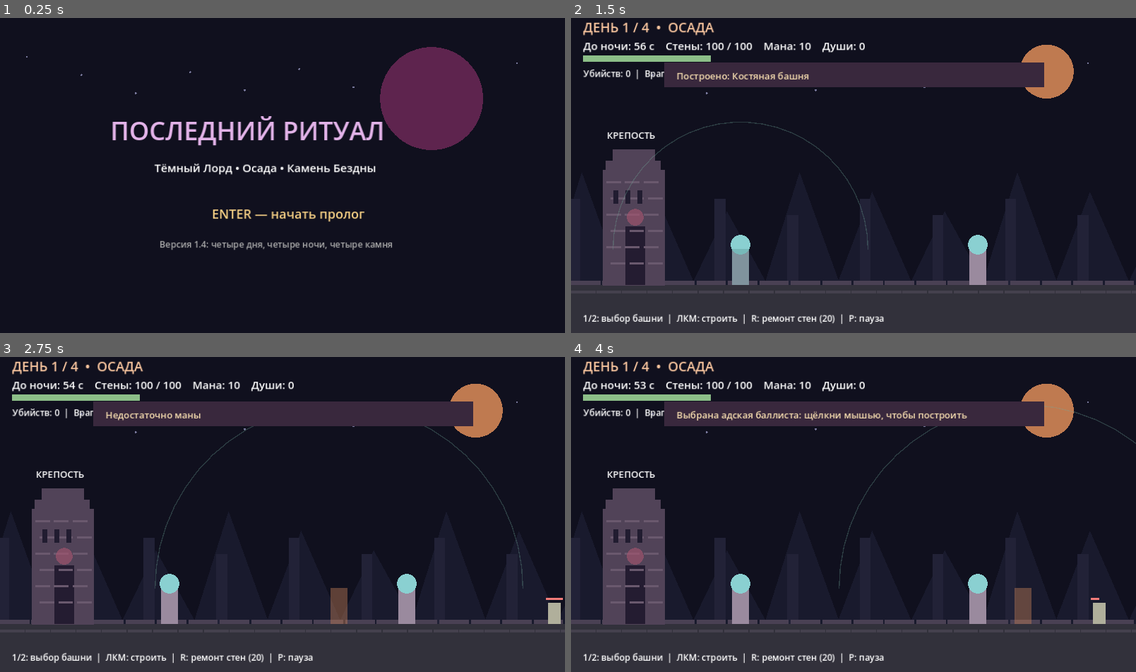
Above: before the commit, frames 1-4 (two rows, left to right).
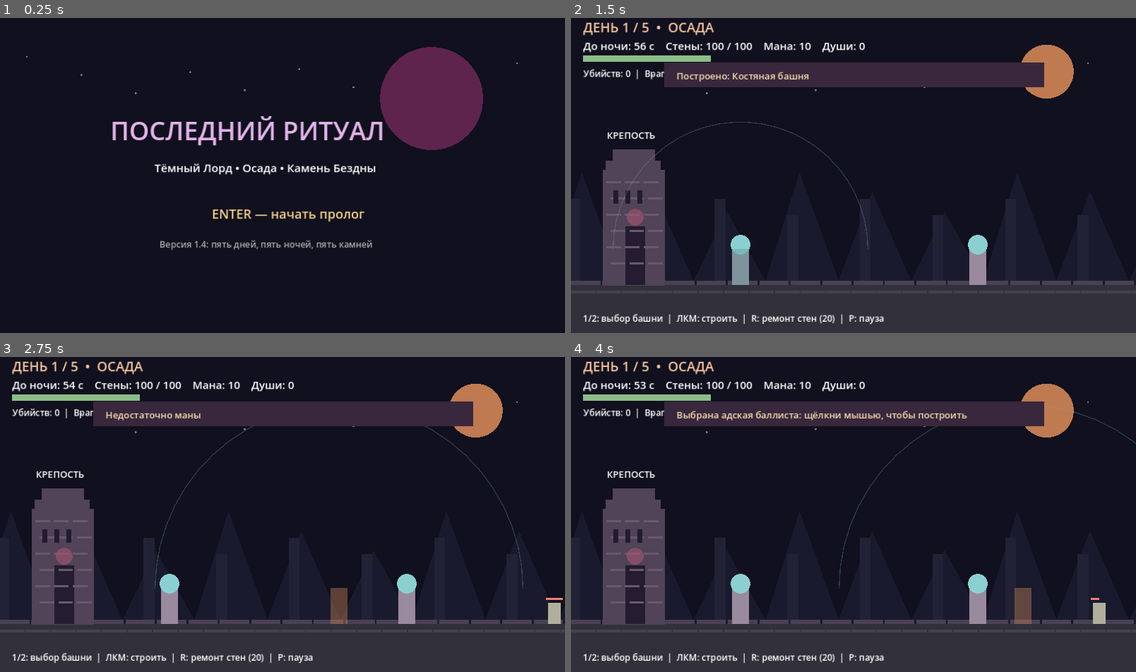
Above: after the commit, the same moments.

Repository: DoctorStrangeSH/Last-Ritual
Game: Godot game, scene res://scenes/main.tscn
The game is run twice, just before and just after one commit, with the same random seed, the same clock (stepped at 60 frames per second) and the same inputs.
Inputs (mouse positions are in pixels of both pictures, inside the frame that each line leads up to):
- Up to frame 1 (0.25 s): no input
- Up to frame 2 (1.5 s): tap Enter (ui_accept) at 0.5, 0.77, 1.25 s; move the mouse to (977, 159) at 0.52 s; hold Right (ui_right) 0.53-1.28 s; tap Keypad Enter at 0.6 s; click (977, 159) at 0.67 s; tap 1 at 0.8, 1.35 s; move the mouse to (740, 191) at 1.27 s; hold Left (ui_left) from 1.28 s (still down); click (740, 191) at 1.42 s
- Up to frame 3 (2.75 s): tap Enter (ui_accept) at 1.52, 2 s; tap 2 at 1.55, 2.1 s; move the mouse to (339, 442) at 2.02 s; release Left (ui_left) at 2.03 s; hold Right (ui_right) from 2.03 s (still down); click (339, 442) at 2.17 s; tap Keypad Enter at 2.3 s
- Up to frame 4 (4 s): tap Enter (ui_accept) at 2.75, 3.02, 3.77 s; move the mouse to (825, 577) at 2.77 s; release Right (ui_right) at 2.78 s; hold W 2.78-3.53 s; tap Keypad Enter at 2.85 s; click (825, 577) at 2.92 s; tap 1 at 3.05, 3.6 s; move the mouse to (1023, 561) at 3.52 s; hold Left (ui_left) from 3.53 s (still down); click (1023, 561) at 3.67 s; tap 2 at 3.8 s

The runs differ from the first frame. In frame 1, 0.4% of the frame differs, in the area x 37-70%, y 70-74%; in frame 2, less than 0.1%; in frame 3, less than 0.1%; in frame 4, less than 0.1%.

Commit message:
feat: five-night campaign and timed final siege v1.7

Diff:
--- a/scripts/main.gd
+++ b/scripts/main.gd
@@ -1,5 +1,5 @@
 extends Node2D
-## Last Ritual v1.6: fourth siege, Godot 4.2+
+## Last Ritual v1.7: final siege, Godot 4.2+
 const W := 1152.0
 const H := 648.0
 const FLOOR := 550.0
@@ -54,6 +54,7 @@
 var trap_positions := [375.0, 775.0]
 var chest_taken := false
 var relic_taken := false
+var final_timer := 45.0
 
 func _ready() -> void:
     font = ThemeDB.fallback_font
@@ -74,6 +75,7 @@
     trap_clock = 0.0
     chest_taken = false
     relic_taken = false
+    final_timer = 45.0
     time_left = DAY_LENGTH
     wall_hp = MAX_WALL
     mana = 70
@@ -117,6 +119,13 @@
         update_day(delta)
     elif phase == "night":
         update_night(delta)
+    elif phase == "final_siege":
+        final_timer -= delta
+        update_day(delta)
+        if phase == "night":
+            phase = "final_siege"
+        if wall_hp > 0.0 and final_timer <= 0.0:
+            phase = "win"
     queue_redraw()
 
 func _unhandled_input(event: InputEvent) -> void:
@@ -133,7 +142,7 @@
                 phase = "day"
             elif phase == "ritual":
                 resolve_altar()
-        if phase == "day":
+        if phase == "day" or phase == "final_siege":
             if event.keycode == KEY_R:
                 repair_wall()
             elif event.keycode == KEY_1:
@@ -164,7 +173,7 @@
 func resolve_altar() -> void:
     if phase != "ritual":
         return
-    if stones_collected < 4:
+    if stones_collected < 5:
         current_day += 1
         phase = "day"
         time_left = DAY_LENGTH
@@ -178,16 +187,21 @@
     elif mana >= 50 and souls >= 8:
         mana -= 50
         souls -= 8
-        phase = "win"
+        phase = "final_siege"
+        final_timer = 45.0
+        enemies.clear()
+        shots.clear()
+        spawn_timer = 0.3
+        show_notice("Последний штурм! Продержись 45 секунд.")
     else:
         show_notice("Для ритуала нужно 50 маны и 8 душ. C — обмен.")
 
 func _input(event: InputEvent) -> void:
-    if phase == "day" and not paused and event is InputEventMouseButton and event.pressed and event.button_index == MOUSE_BUTTON_LEFT:
+    if (phase == "day" or phase == "final_siege") and not paused and event is InputEventMouseButton and event.pressed and event.button_index == MOUSE_BUTTON_LEFT:
         build_tower(selected_build, get_global_mouse_position().x)
 
 func buy_upgrade(kind: String) -> void:
-    if stones_collected >= 4:
+    if stones_collected >= 5:
         show_notice("Осада окончена: заверши ритуал")
         return
     if kind == "tower":
@@ -250,7 +264,7 @@
     grounded = true
     jump_was_down = false
     player_hp = 100.0
-    boss_hp = 140.0 if current_day == 1 else (190.0 if current_day == 2 else (230.0 if current_day == 3 else 270.0))
+    boss_hp = 140.0 if current_day == 1 else (190.0 if current_day == 2 else (230.0 if current_day == 3 else (270.0 if current_day == 4 else 340.0)))
     boss_strike_timer = 2.0
     boss_windup = 0.0
     mage = {"x": 570.0, "hp": 60.0 if current_day == 1 else 85.0, "cooldown": 1.4}
@@ -260,7 +274,14 @@
     chest_taken = false
     relic_taken = false
     trap_clock = 0.0
-    if current_day == 4:
+    if current_day == 5:
+        platforms = [Rect2(190, 450, 150, 16), Rect2(415, 390, 140, 16), Rect2(600, 345, 130, 16), Rect2(795, 390, 130, 16)]
+        trap_positions = [325.0, 520.0, 755.0, 965.0]
+        gems = [Vector2(252, 419), Vector2(470, 359), Vector2(658, 315), Vector2(858, 358), Vector2(1030, 514)]
+        mage["x"] = 680.0
+        mage["hp"] = 145.0
+        night_enemies = [{"x": 315.0, "hp": 115.0, "dir": -1.0}, {"x": 810.0, "hp": 130.0, "dir": 1.0}]
+    elif current_day == 4:
         platforms = [Rect2(160, 460, 135, 16), Rect2(365, 400, 140, 16), Rect2(560, 350, 145, 16), Rect2(770, 410, 150, 16)]
         trap_positions = [305.0, 535.0, 740.0, 975.0]
         gems = [Vector2(220, 430), Vector2(425, 370), Vector2(625, 320), Vector2(825, 380), Vector2(1030, 517)]
@@ -287,7 +308,8 @@
 
 func update_day(delta: float) -> void:
     day_elapsed += delta
-    time_left -= delta
+    if phase == "day":
+        time_left -= delta
     spawn_timer -= delta
     if spawn_timer <= 0.0:
         wave_count += 1
@@ -351,7 +373,7 @@
                 enemy["hit_cd"] = 1.3
     if wall_hp <= 0.0:
         phase = "lose"
-    elif time_left <= 0.0:
+    elif phase == "day" and time_left <= 0.0:
         begin_night()
 
 func heal_player() -> void:
@@ -414,7 +436,7 @@
                 player.y = p.position.y - 22.0
                 vel.y = 0.0
                 grounded = true
-    var chest_pos := Vector2(850, 314) if current_day == 2 else (Vector2(835, 378) if current_day == 4 else (Vector2(855, 314) if current_day == 3 else Vector2(899, 365)))
+    var chest_pos := Vector2(850, 314) if current_day == 2 else (Vector2(858, 358) if current_day == 5 else (Vector2(835, 378) if current_day == 4 else (Vector2(855, 314) if current_day == 3 else Vector2(899, 365))))
     if not chest_taken and player.distance_to(chest_pos) < 42.0:
         chest_taken = true
         mana += 35
@@ -473,7 +495,7 @@
     if boss_hp <= 0.0 and not stone_taken and player.distance_to(Vector2(1010, 465)) < 43.0:
         stone_taken = true
         stones_collected += 1
-        show_notice("Камень %d/4 получен! Вернись к порталу слева." % stones_collected)
+        show_notice("Камень %d/5 получен! Вернись к порталу слева." % stones_collected)
     if stone_taken and player.x < 85.0:
         phase = "ritual"
 
@@ -528,7 +550,7 @@
     box(Rect2(0, 0, W, H), Color("10101e"))
     for i in range(11):
         draw_circle(Vector2(55 + i * 111, 85 + (i * 37) % 80), 2.0, Color("77779a"))
-    if phase == "day" or phase == "night":
+    if phase == "day" or phase == "night" or phase == "final_siege":
         # Layered silhouettes create depth without requiring external textures.
         for i in range(9):
             var sx := float(i * 148 - 50)
@@ -541,7 +563,7 @@
         label("ПОСЛЕДНИЙ РИТУАЛ", 225, 255, 52, Color("e3b3e9"))
         label("Тёмный Лорд • Осада • Камень Бездны", 315, 320, 23)
         label("ENTER — начать пролог", 432, 415, 26, Color("f5cf84"))
-        label("Версия 1.4: четыре дня, четыре ночи, четыре камня", 325, 474, 18, Color("aaaaaa"))
+        label("Версия 1.4: пять дней, пять ночей, пять камней", 325, 474, 18, Color("aaaaaa"))
         return
     if phase == "win" or phase == "lose":
         label("РИТУАЛ ЗАВЕРШЁН" if phase == "win" else "КРЕПОСТЬ ПАЛА", 300, 275, 48, Color("a9e4bc") if phase == "win" else Color("ff7777"))
@@ -552,9 +574,9 @@
         draw_circle(Vector2(575, 340), 140, Color("382347"))
         draw_colored_polygon(PackedVector2Array([Vector2(575, 215), Vector2(640, 340), Vector2(575, 465), Vector2(510, 340)]), Color("a950d1"))
         label("АЛТАРЬ БЕЗДНЫ", 398, 145, 39, Color("e9b5fb"))
-        label("Камней: %d / 4. %s" % [stones_collected, "ENTER — продолжить осаду" if stones_collected < 4 else "Для ритуала нужно 50 маны и 8 душ"], 230, 515, 23)
+        label("Камней: %d / 5. %s" % [stones_collected, "ENTER — продолжить осаду" if stones_collected < 5 else "Для ритуала нужно 50 маны и 8 душ"], 230, 515, 23)
         label("Мана: %d  |  Души: %d" % [mana, souls], 435, 554, 24, Color("edc477"))
-        if stones_collected < 4:
+        if stones_collected < 5:
             label("1: усилить башни (45 маны) %s" % ["[КУПЛЕНО]" if tower_power_level > 0 else ""], 310, 415, 20)
             label("2: печать стен (4 души) %s" % ["[КУПЛЕНО]" if wall_ward_level > 0 else ""], 310, 445, 20)
         label("ENTER — продолжить / ритуал  |  C — 25 маны на 1 душ", 310, 600, 20)
@@ -562,7 +584,7 @@
         box(Rect2(0, FLOOR, W, H - FLOOR), Color("32313b"))
         for i in range(23):
             box(Rect2(i * 52, FLOOR + 12, 50, 5), Color("45414e"))
-        if phase == "day":
+        if phase == "day" or phase == "final_siege":
             draw_circle(Vector2(970, 115), 55, Color("bf7a50"))
             box(Rect2(65, 315, 127, 236), Color("514358"))
             box(Rect2(85, 274, 86, 58), Color("514358"))
@@ -590,7 +612,7 @@
                 var range_radius := 260.0 if selected_build == "bone" else 375.0
                 draw_arc(Vector2(cursor_x, FLOOR - 72), range_radius, PI, TAU, 28, Color("72aa9a", 0.28), 2.0)
                 box(Rect2(cursor_x - 17.0, FLOOR - 74.0, 34, 74), Color("619d9c", 0.46) if selected_build == "bone" else Color("ba7954", 0.46))
-            label("ДЕНЬ %d / 4  •  ОСАДА" % current_day, 25, 35, 27, Color("f8c59e"))
+            label("ФИНАЛЬНЫЙ ШТУРМ — %d с" % ceili(maxf(0.0, final_timer)) if phase == "final_siege" else "ДЕНЬ %d / 5  •  ОСАДА" % current_day, 25, 35, 27, Color("f8c59e"))
             label("До ночи: %02d c    Стены: %d / 100    Мана: %d    Души: %d" % [ceili(maxf(time_left, 0.0)), maxi(0, ceili(wall_hp)), mana, souls], 25, 71, 22)
             box(Rect2(25, 82, 260, 13), Color("553840"))
             box(Rect2(25, 82, 260.0 * clampf(wall_hp / MAX_WALL, 0.0, 1.0), 13), Color("8cbe88") if wall_hp > 30.0 else Color("ed6b73"))
@@ -611,7 +633,7 @@
                 if spike_phase >= 2.1:
                     for spike in range(4):
                         draw_colored_polygon(PackedVector2Array([Vector2(tx - 28 + spike * 16, FLOOR), Vector2(tx - 20 + spike * 16, FLOOR - 24), Vector2(tx - 12 + spike * 16, FLOOR)]), trap_color)
-            var chest_at := Vector2(850, 314) if current_day == 2 else (Vector2(835, 378) if current_day == 4 else (Vector2(855, 314) if current_day == 3 else Vector2(899, 365)))
+            var chest_at := Vector2(850, 314) if current_day == 2 else (Vector2(858, 358) if current_day == 5 else (Vector2(835, 378) if current_day == 4 else (Vector2(855, 314) if current_day == 3 else Vector2(899, 365))))
             if not chest_taken:
                 box(Rect2(chest_at.x - 23, chest_at.y - 20, 46, 26), Color("a67c47"))
                 box(Rect2(chest_at.x - 23, chest_at.y - 23, 46, 6), Color("f1d085"))
@@ -634,7 +656,7 @@
                     box(Rect2(boss_pos.x - 85, FLOOR - 10, 170, 10), Color("eb5c60"))
                     label("УДАР!", boss_pos.x - 30, 405, 20, Color("f4a2a2"))
                 box(Rect2(boss_pos.x - 31, boss_pos.y - 47, 62, 91), Color("a24e71"))
-                box(Rect2(boss_pos.x - 45, boss_pos.y - 65, 90 * boss_hp / (140.0 if current_day == 1 else (190.0 if current_day == 2 else (230.0 if current_day == 3 else 270.0))), 7), Color("ed6975"))
+                box(Rect2(boss_pos.x - 45, boss_pos.y - 65, 90 * boss_hp / (140.0 if current_day == 1 else (190.0 if current_day == 2 else (230.0 if current_day == 3 else (270.0 if current_day == 4 else 340.0)))), 7), Color("ed6975"))
                 label("ХРАНИТЕЛЬ", 935, 380, 17)
             elif not stone_taken:
                 var stone := Vector2(1010, 465)
@@ -647,7 +669,7 @@
             draw_dark_lord(player)
             if swing_timer > 0.0:
                 box(Rect2(player.x + (17.0 if facing > 0 else -75.0), player.y - 17.0, 58.0, 10.0), Color("d6a2e9"))
-            label("НОЧЬ %d / 4  •  %s" % [current_day, "КАТАКОМБЫ" if current_day == 1 else ("ПРОКЛЯТАЯ УСЫПАЛЬНИЦА" if current_day == 2 else ("СОБОР СВЕТА" if current_day == 3 else "КРОВАВЫЕ ШАХТЫ"))], 25, 35, 27, Color("b9afea"))
+            label("НОЧЬ %d / 5  •  %s" % [current_day, "КАТАКОМБЫ" if current_day == 1 else ("ПРОКЛЯТАЯ УСЫПАЛЬНИЦА" if current_day == 2 else ("СОБОР СВЕТА" if current_day == 3 else ("КРОВАВЫЕ ШАХТЫ" if current_day == 4 else "ГРОБНИЦА ПЕРВОГО КОРОЛЯ")))], 25, 35, 27, Color("b9afea"))
             label("Здоровье: %d    Мана: %d    Души: %d    Камень: %s" % [maxi(0, ceili(player_hp)), mana, souls, "ДА" if stone_taken else "НЕТ"], 25, 71, 22)
             label("Шипы: серые — безопасно; жёлтые — предупреждение; красные — урон", 25, 106, 17, Color("e6bb91"))
             label("A/D: ходьба | W / Space: прыжок | J: удар | H: лечение | Shift: рывок | P: пауза", 20, 625, 18)
